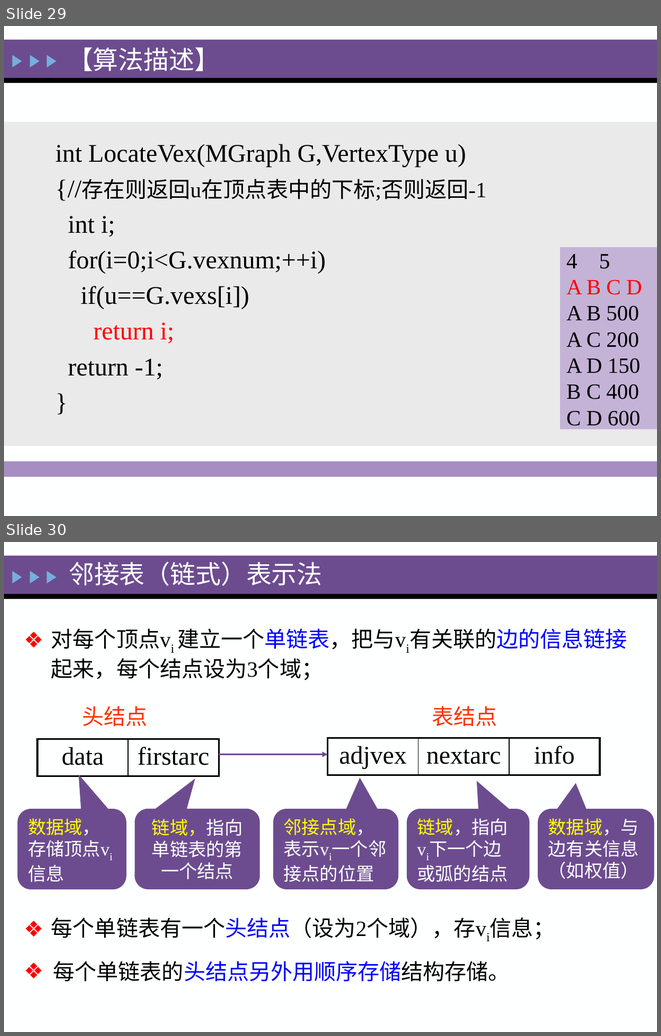
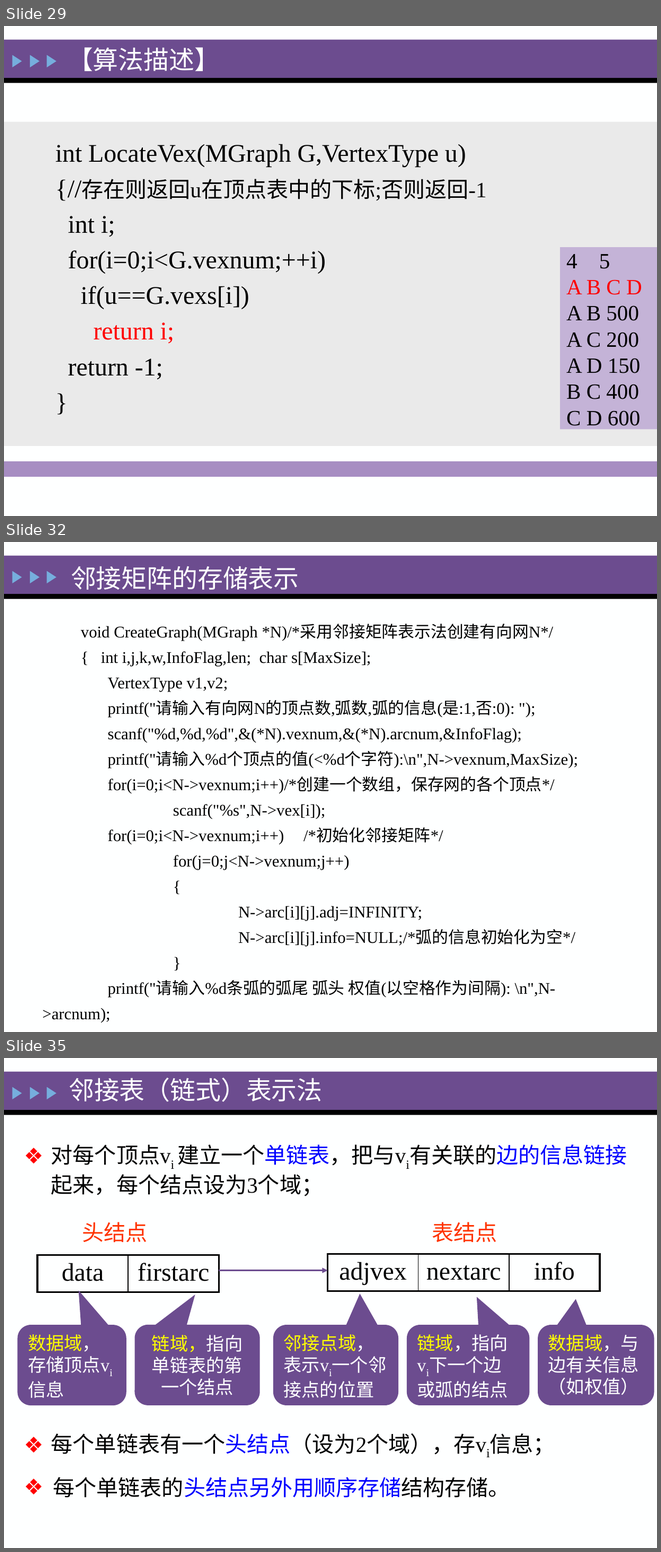
Before and after one commit to zeemeil/zeemeil.github.io, a slide deck: files/2025_1_DS/0416_DS_Diagram.pptx. Shown one above the other, each under a label of ours: slides 29 and 30 before the commit, slides 29, 32 and 35 after it; the slides between them are not shown. The pictures are 661x1036 and 661x1552 pixels, drawn with LibreOffice and Linux fonts; fonts in the diff are those of the drawing. Boxes give left, top, right and bottom in pixels: in the first picture for what was removed or moved away, otherwise in the second. Text is boxed around its words. In the diff, an @@ line names an element or a change of style, - is before the commit and + after.

Commit message:
DS graph

```diff
--- a/files/2025_1_DS/0416_DS_Diagram.pptx
+++ b/files/2025_1_DS/0416_DS_Diagram.pptx
@@ slide 32 added at [4, 542, 657, 1032], background #FEFFFF; not listed: 5 template elements that a slide beside it also shows @@
@@ text added at [71, 566, 299, 590], 28 pt, text #FEFFFF @@
+邻接矩阵的存储表示
@@ text added at [81, 625, 578, 997], 18 pt, text #000000 @@
+void CreateGraph(MGraph *N)/*采用邻接矩阵表示法创建有向网N*/
+{ int i,j,k,w,InfoFlag,len; char s[MaxSize];
+VertexType v1,v2;
+printf("请输入有向网N的顶点数,弧数,弧的信息(是:1,否:0): ");
+scanf("%d,%d,%d",&(*N).vexnum,&(*N).arcnum,&InfoFlag);
+printf("请输入%d个顶点的值(<%d个字符):\n",N->vexnum,MaxSize);
+for(i=0;i<N->vexnum;i++)/*创建一个数组，保存网的各个顶点*/
+scanf("%s",N->vex[i]);
+for(i=0;i<N->vexnum;i++) /*初始化邻接矩阵*/
+for(j=0;j<N->vexnum;j++)
+{
+N->arc[i][j].adj=INFINITY;
+N->arc[i][j].info=NULL;/*弧的信息初始化为空*/
+}
+printf("请输入%d条弧的弧尾 弧头 权值(以空格作为间隔): \n",N->arcnum);
@@ what was slide 30 is now slide 35 @@
```
Also in this commit, not shown: 4 other slides added, 1 slide removed, 2 other files.
